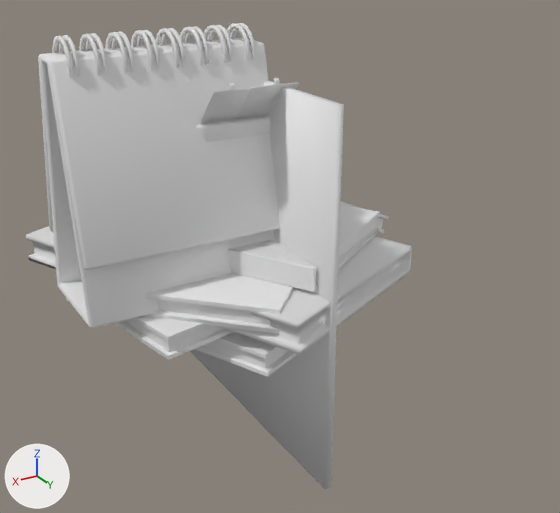
The FBX model ECOE sim/Assets/Art/Environment/Decoration/Decoration.fbx as it was, and as the next commit left it.
Camera for both pictures: a camera (50 mm lens) standing at (0.481, 0.929, 0.433) and looking at (-0.042, 0.058, -0.003). The lights are fixed; the arrows at lower left show +X, +Y and +Z. The older version comes first. Where no turn or scale is listed for an object, it has been applied to the vertices. Vertices at exactly the same position are counted once.

Objects in the first picture: 'Book', 'BookPile', 'CalendarDesk', 'PaintingSquare', 'SharpContainer'.
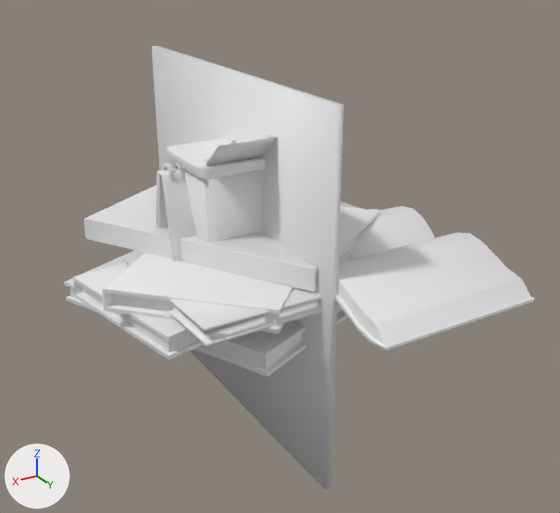
Where the change shows, as pixel boxes (x1, y1, x2, y2) in the pictures (560 x 513 px):
'CalendarDesk', rescaled
    before: (38, 23, 280, 328)
    after: (156, 163, 196, 261)
'BookOpen', moved, rescaled (not visible before)
    after: (335, 206, 535, 351)
'SharpContainer', rescaled
    before: (197, 78, 300, 142)
    after: (166, 133, 277, 242)
'Book', reshaped, moved
    before: (26, 226, 412, 355)
    after: (123, 252, 322, 347)

Patch to the scene script:
```diff
--- a/ECOE sim/Assets/Art/Environment/Decoration/Decoration.fbx.py
+++ b/ECOE sim/Assets/Art/Environment/Decoration/Decoration.fbx.py
@@ me_cube_009 @@
 # used by ob_calendardesk; location = (0.0, 0.0, 0.0)
-me_cube_009.from_pydata(...)  # 951 vertices, 882 faces; spans x -0.002..0.26, y -0.005..0.138, z -0.002..0.321
+me_cube_009.from_pydata(...)  # 951 vertices, 882 faces; spans x -0.001..0.121, y -0.003..0.064, z -0.001..0.149
+# me_cube_009 part 4: the whole mesh is scaled about the mesh origin by 0.464
@@ me_cube_007 @@
 # used by ob_sharpcontainer; location = (0.0, 0.0, 0.0)
-me_cube_007.from_pydata(...)  # 454 vertices, 445 faces; spans x -0.026..0.109, y -0.019..0.151, z -0.001..0.268
+me_cube_007.from_pydata(...)  # 454 vertices, 445 faces; spans x -0.023..0.096, y -0.017..0.134, z -0.001..0.199
+# me_cube_007 part 2: the whole mesh is scaled about the mesh origin by (0.883, 0.883, 0.743)
@@ me_book_001 @@
 # used by ob_book; location = (0.0, 0.0, 0.0)
-me_book_001.from_pydata(...)  # 31 vertices, 26 faces; spans x -0.192..0.259, y -0.272..0.28, z -0.02..0.021
+me_book_001.from_pydata(...)  # 31 vertices, 26 faces; spans x -0.236..-0.066, y 0.348..0.588, z 0.0..0.024
+# me_book_001 part 1: the whole mesh is multiplied about its middle by the matrix ((0.529, 0.222, 0.0), (-0.192, 0.461, 0.0), (0.0, 0.0, 0.573)), then moved by (-0.184, 0.463, 0.011)
@@ me_openbook_003 @@
 # used by ob_bookopen; location = (0.0, 0.0, 0.0)
-me_openbook_003.from_pydata(...)  # 464 vertices, 462 faces; spans x -0.121..0.121, y -0.157..0.157, z -0.017..0.031
+me_openbook_003.from_pydata(...)  # 464 vertices, 462 faces; spans x -0.239..0.003, y -0.002..0.35, z -0.002..0.053
+# me_openbook_003 part 3: the whole mesh is scaled about its middle by (0.996, 1.12, 1.12), then moved by (-0.118, 0.174, 0.018)
@@ ob_book @@
 ob_book = bpy.data.objects.new('Book', me_book_001)
-ob_book.location = (0.0, 0.0, 0.0)
+ob_book.location = (0.236, -0.348, 0.0)
```
